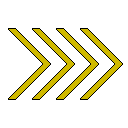
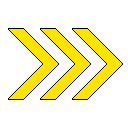
The second 128 × 128 image is a revision of the first. Changes to its layers:
removed layer "Ebene-Kopie #2" over (32, 28, 75, 100)
painted on "Ebene-Kopie #1" over (40, 28, 99, 100)
painted on "Ebene-Kopie" over (72, 28, 122, 100)
painted on "Ebene" over (9, 28, 59, 100)
